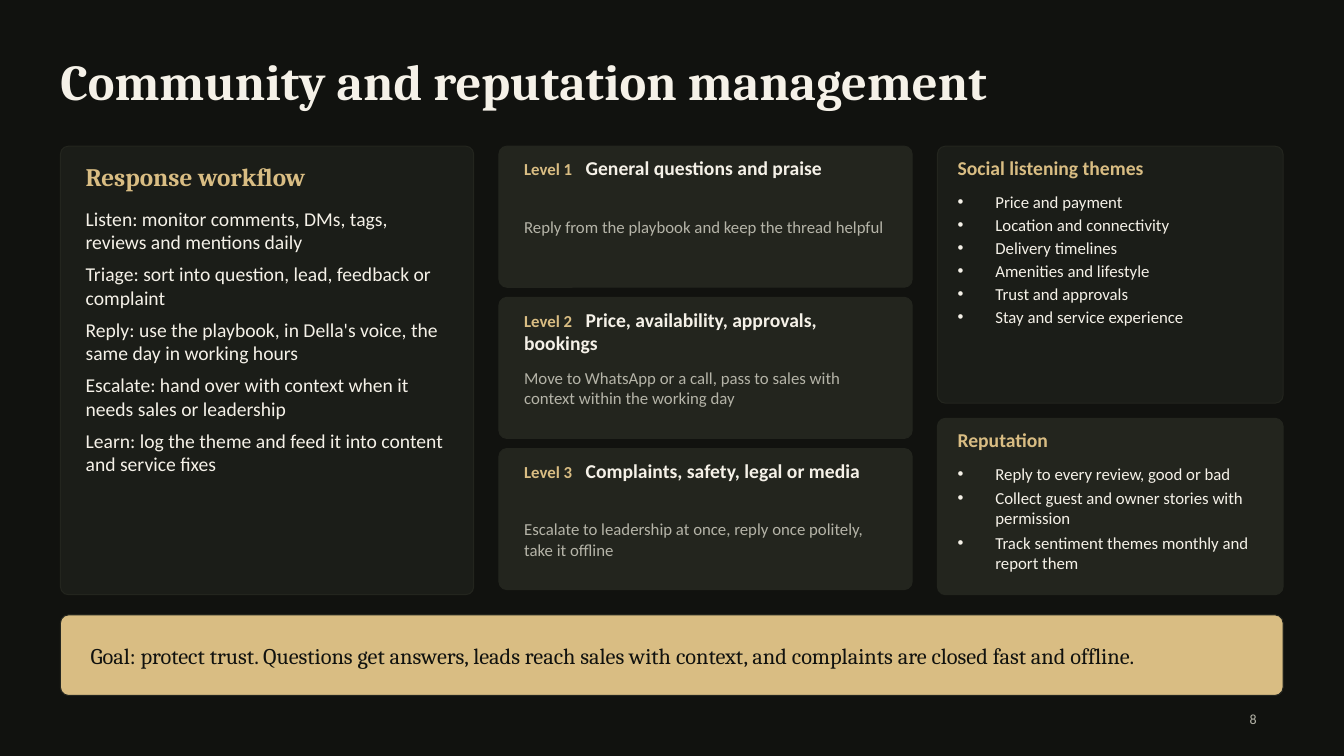
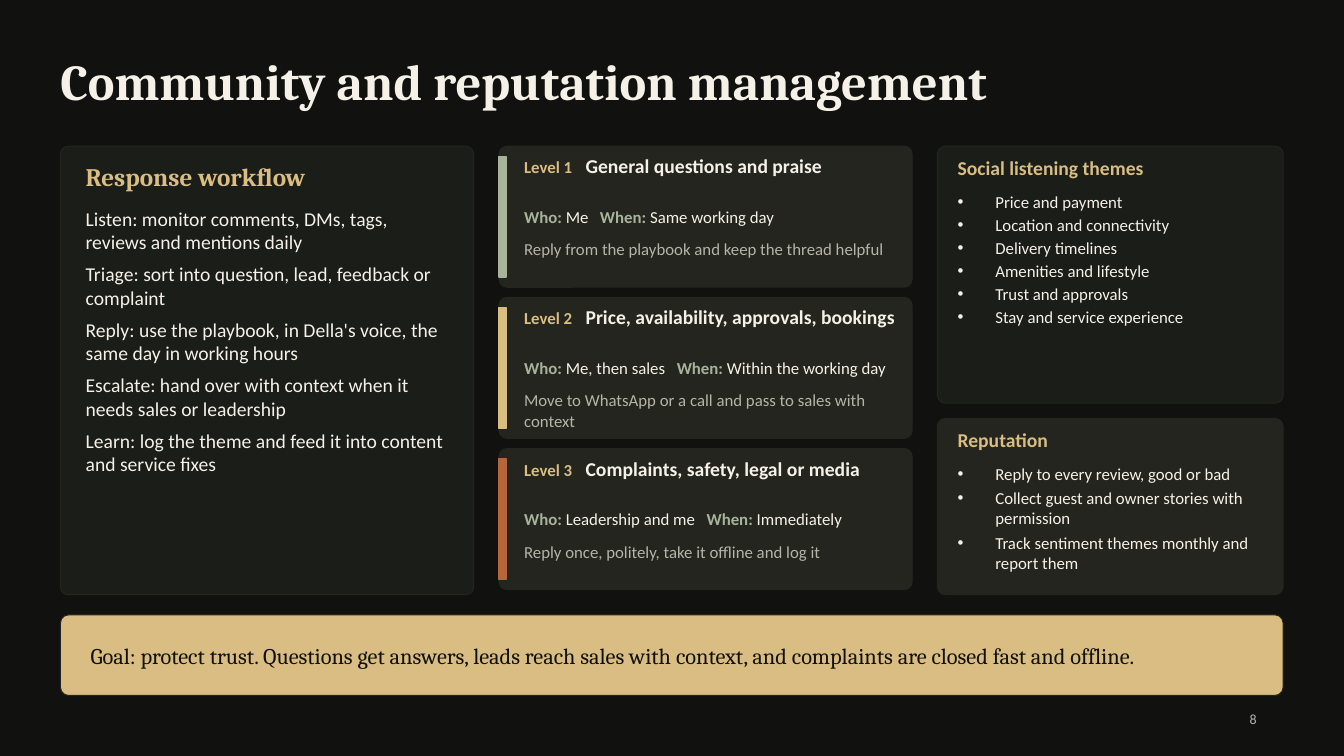
Before and after one commit to bharatbassi/della_Social, a slide deck: slide 8 of Della_Social_Media_Strategy.pptx. Drawn at 1344x756 pixels with LibreOffice and Linux fonts; fonts in the diff are those of the drawing. Boxes give left, top, right and bottom in pixels: in the first picture for what was removed or moved away, otherwise in the second. Text is boxed around its words. In the diff, an @@ line names an element or a change of style, - is before the commit and + after.

```diff
--- a/Della_Social_Media_Strategy.pptx
+++ b/Della_Social_Media_Strategy.pptx
@@ rectangle added at [499, 156, 506, 277], fill #A8B39B, outline #A8B39B 1 pt @@
@@ text "Reply from the playbook and ...": place and size @@
-text "Reply from the playbook and ..." at [524, 221, 883, 236]
+text "Reply from the playbook and ..." at [524, 243, 883, 258]
@@ text added at [524, 211, 774, 226], 12 pt, text #F5F1E8 @@
+Who: Me When: Same working day
@@ rectangle added at [499, 308, 506, 429], fill #D9BD83, outline #D9BD83 1 pt @@
@@ text "Level 2 Price, availability, approvals, ..." rewrapped from [524, 313, 816, 354] to [524, 310, 895, 328] @@
@@ text added at [524, 362, 886, 377], 12 pt, text #F5F1E8 @@
+Who: Me, then sales When: Within the working day
@@ text at [524, 394, 865, 427]: text changed @@
-Move to WhatsApp or a call, pass to sales with context within the working day
+Move to WhatsApp or a call and pass to sales with context
@@ rectangle added at [499, 459, 506, 580], fill #B8643C, outline #B8643C 1 pt @@
@@ text added at [524, 513, 842, 528], 12 pt, text #F5F1E8 @@
+Who: Leadership and me When: Immediately
@@ text at [524, 546, 820, 561]: text changed @@
-Escalate to leadership at once, reply once politely, take it offline
+Reply once, politely, take it offline and log it
```
Also in this commit, not shown: 2 other slides changed, 1 other file.
